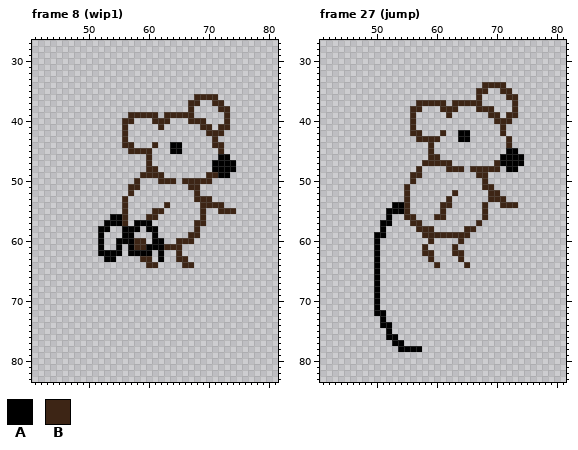
Two versions of one pixel-art file, wip/Player/Ratita.aseprite. The picture above was drawn from the file before the commit.
130x100 pixels, 86 frames. Shown: frame 8 (wip1): x 41..81, y 27..83; frame 27 (jump): x 41..81, y 27..83. The old version is drawn lined up with the new one. The commit also changed other frames, which this record leaves out.
Visible layers, top first: "Arma", "Lines".
Palette (. is transparent): A #000000  B #3d2515
Pixels before, frame 8 (wip1), first column x 52:
36 ................BBBB...
37 ...............BB..BB..
38 ...............B....BB.
39 .....BBBBB.BBBBB.....B.
40 ....BB...BBB...BBB...B.
41 ....B.....B......BB.BB.
42 ....B.............BBB..
43 ....B..............B...
44 ....BB...B..AA.....BB..
45 .....BBBB...AA......B..
46 ........B...........AA.
47 ........B..........AAAA
48 ........BB.........AAAA
49 .......BBBB.......BBAA.
50 ......B...BBB.BBBBB....
51 .....BB........BB......
52 .....B..........B......
53 ....B...........BBB....
54 ....B......B.....BBBB..
55 ....B....BB......B..BBB
56 ..AAB...BB.......B.....
57 .AAAB.AAA.......BB.....
58 AA..AAA.AA......B......
59 A...AA...A.....BB......
60 A..AAABB.AA..BBB.......
61 A..A.ABBAAABBB.........
62 AAAA.AAAA.A..B.........
63 .AA....BB.A..BB........
64 ........BB....BB.......
Pixels before, frame 27 (jump), first column x 50:
34 ..................BBBB...
35 .................BB..BB..
36 .................B....BB.
37 .......BBBBB.BBBBB.....B.
38 ......BB...BBB...BBB...B.
39 ......B.....B......BB.BB.
40 ......B.............BBB..
41 ......B..............B...
42 ......BB...B..AA.....B...
43 .......BBBB...AA......B..
44 .........B............B..
45 .........B............AA.
46 .........BB..........AAAA
47 ........BBBBB.......BAAAA
48 .......B....BBB.BBBBB.AA.
49 ......BB.........BB......
50 ......B...........B......
51 .....B............BB.....
52 .....B.......B.....BB....
53 .....B......B......BBB...
54 ...AAB.....BB.....B..BBB.
55 ..AAAB.....B......B......
56 ..A..BB...BB......B......
57 .AA...BB.........B.......
58 .A.....BBB.....BB........
59 AA......BBBBBBBB.........
60 A........B....B..........
61 A.......B....B...........
62 A.......BB...BB..........
63 A........B....B..........
64 A.........B....B.........
65 A........................
66 A........................
67 A........................
68 A........................
69 A........................
70 A........................
71 A........................
72 AA.......................
73 .A.......................
74 .AA......................
75 ..A......................
76 ..AA.....................
77 ...AA....................
78 ....AAAA.................
New version:
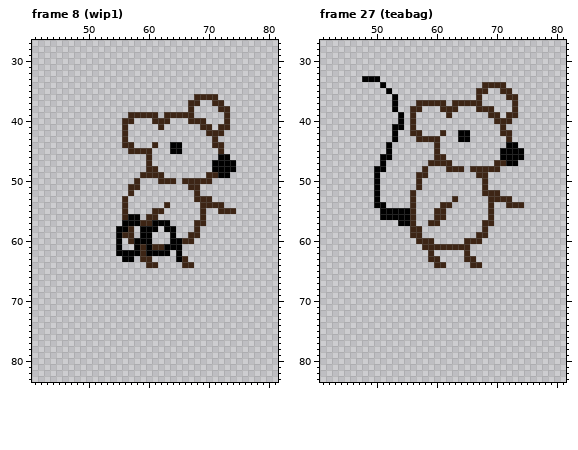
Changes in this commit:
whole drawing moved by -3,+0 (the old picture is shown already moved)
Changed rows in their new state; - is an unchanged pixel.
Frame 8 (wip1):
first column x 52:
56 --..-AA-------
57 -...AA-BBAAA--
58 ..-A-B.A---AA-
59 .--ABB-AA.--A-
60 .---.BAAA..-AA
61 .----.A--BBAAA
62 ...-A--B-A-A-A
63 -..-AA----.--A
Frame 27 (teabag):
first column x 48:
33 AAA------------------------
34 ---A-----------------------
35 ----A----------------------
36 -----A---------------------
37 -----A---------------------
38 -----A---------------------
39 ------A--------------------
40 ------A--------------------
41 -----AA--------------------
42 -----A------------------B--
43 -----A---------------------
44 ----A------.B-----------AA-
45 ----A------.B----------A--A
46 ---AA------.-B-------------
47 ---A------.------------B--.
48 --AA-----.B-------------..-
49 --A-----.-B----------------
50 --A-----.B-----------------
51 --A----.-B-----------.-----
52 --A----.B------.----B------
53 --A----.B-----.B--------B--
54 --AA-...B-----------.B-.--B
55 ---A---AB---B-------.B-----
56 ---A-AAA------------.B-----
57 ---..-AA-.-BB------.BB-----
58 ---.----B-..-----..-B------
59 --..----BB........-BB------
60 --.------BB-----.BBB-------
61 --.--------BBBB-BB---------
62 --.-------.----..B---------
63 --.---------B---.BB--------
64 --.----------B---.BB-------
65 --.------------------------
66 --.------------------------
67 --.------------------------
68 --.------------------------
69 --.------------------------
70 --.------------------------
71 --.------------------------
72 --..-----------------------
73 ---.-----------------------
74 ---..----------------------
75 ----.----------------------
76 ----..---------------------
77 -----..--------------------
78 ------....-----------------
Boxes around the changes in both pictures, in picture pixels (x1, y1, x2, y2):
changed: (98, 214, 182, 262)
changed: (362, 76, 524, 352)
